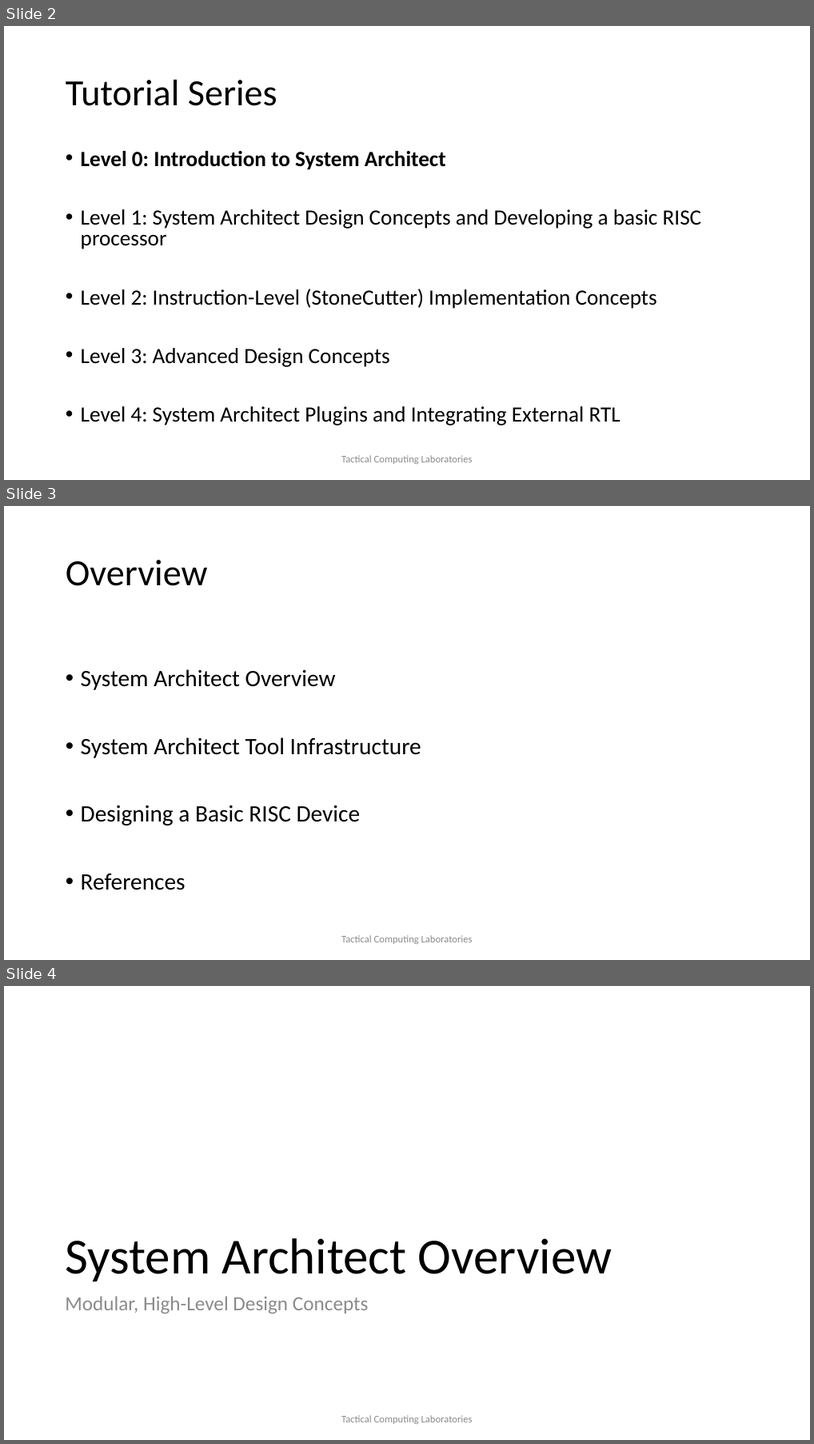
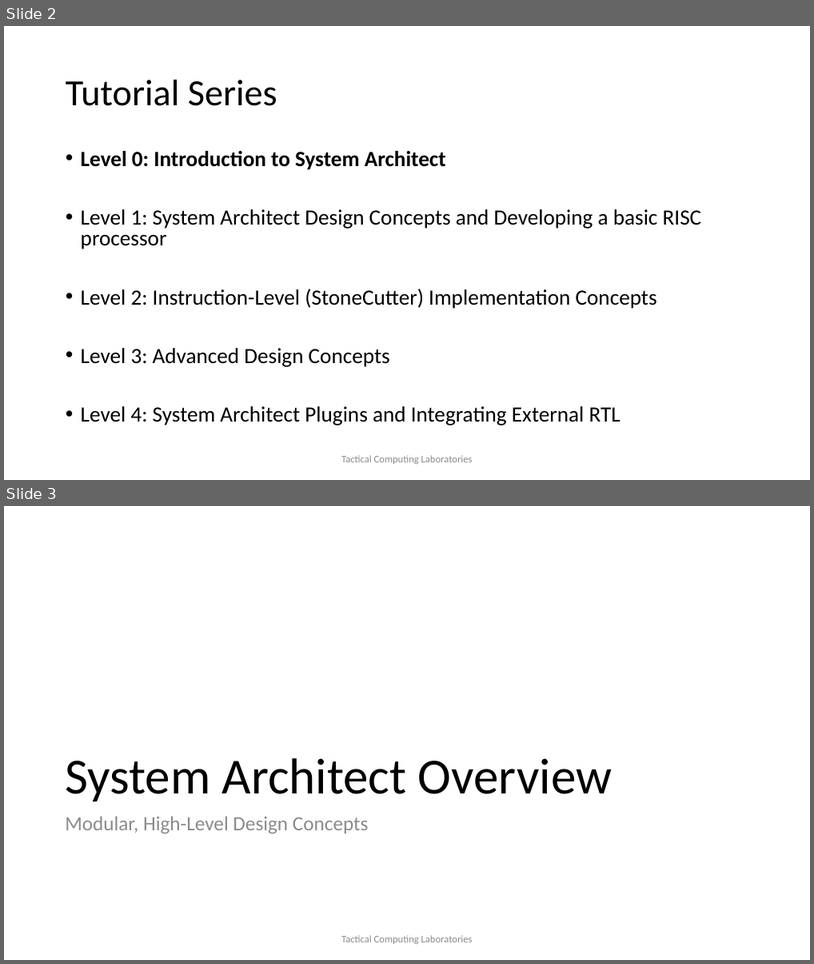
Before and after one commit to opensocsysarch/CoreGenTutorials, a slide deck: LEVEL0/SysArchDesignConcepts_LEVEL0.pptx. Shown one above the other, each under a label of ours: slides 2, 3 and 4 before the commit, slides 2 and 3 after it. The pictures are 814x1444 and 814x964 pixels, drawn with LibreOffice and Linux fonts; fonts in the diff are those of the drawing; background and template pictures are left out. Boxes give left, top, right and bottom in pixels: in the first picture for what was removed or moved away, otherwise in the second. Text is boxed around its words. In the diff, an @@ line names an element or a change of style, - is before the commit and + after.

```diff
--- a/LEVEL0/SysArchDesignConcepts_LEVEL0.pptx
+++ b/LEVEL0/SysArchDesignConcepts_LEVEL0.pptx
@@ slide 3 removed at bbox=[4, 506, 810, 960], background #FFFFFF @@
@@ title removed at bbox=[66, 560, 208, 586] @@
-Overview
@@ text removed at bbox=[81, 669, 422, 890] @@
-• System Architect Overview
-• System Architect Tool Infrastructure
-• Designing a Basic RISC Device
-• References
@@ text removed at bbox=[342, 935, 473, 944] @@
-Tactical Computing Laboratories
@@ what was slide 4 is now slide 3 @@
```
Also in this commit, not shown: 2 other files.
